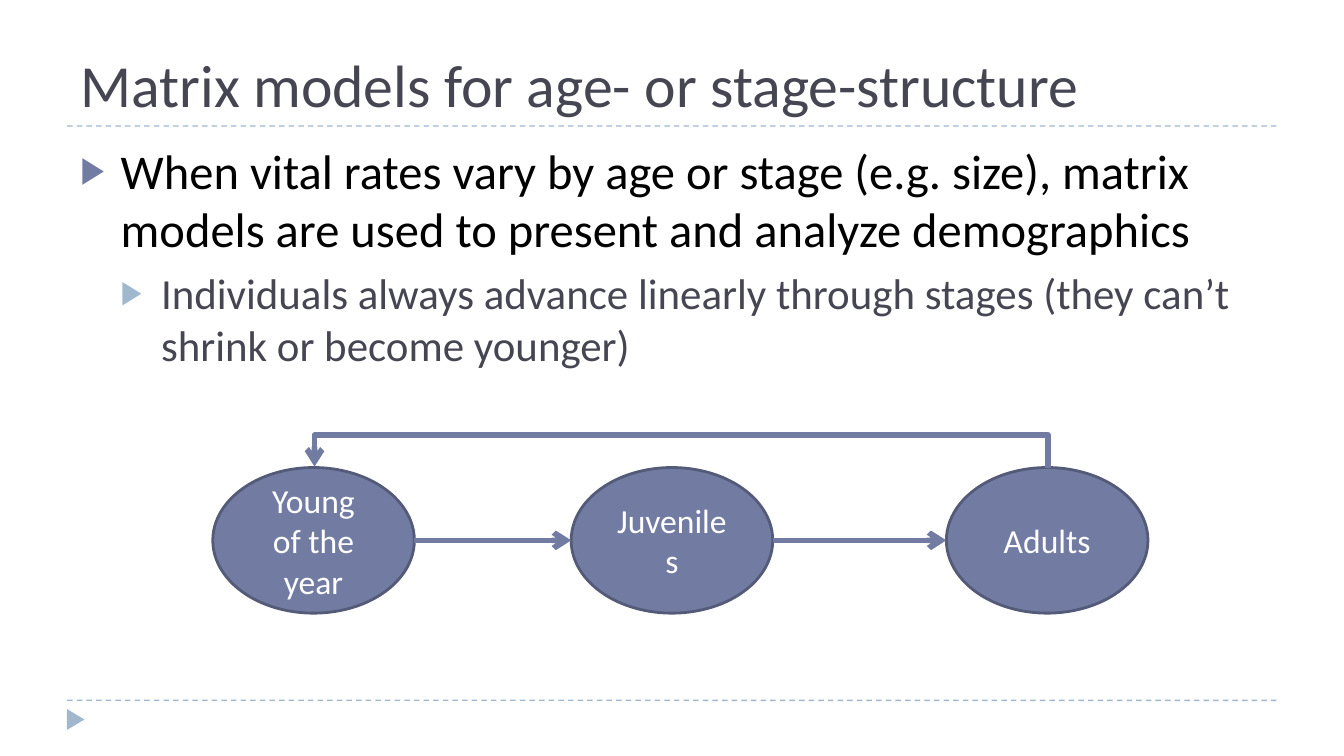
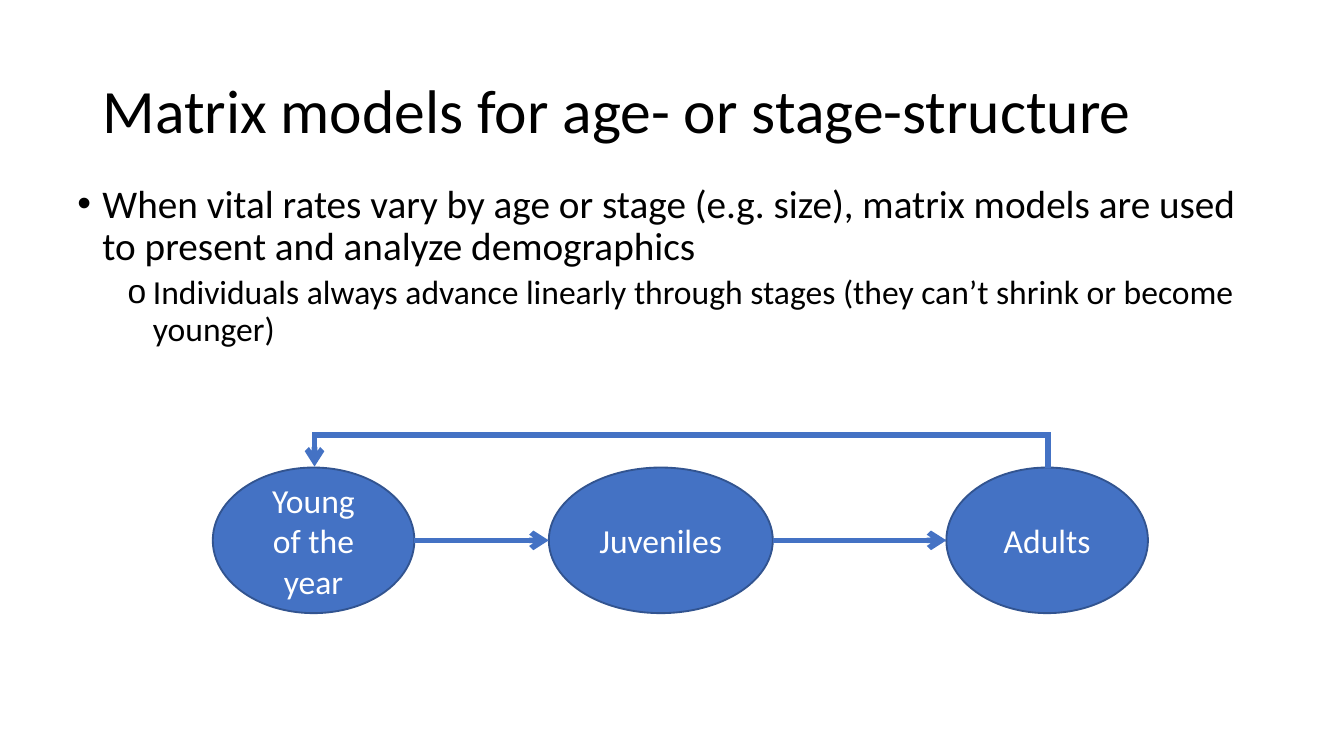
Before and after one commit to ssa200/ssa200.github.io, a slide deck: slide 8 of static/lectures/05_demo-data.pptx. Drawn at 1344x756 pixels with LibreOffice and Linux fonts; fonts in the diff are those of the drawing; background and template pictures are left out. Boxes give left, top, right and bottom in pixels: in the first picture for what was removed or moved away, otherwise in the second. Text is boxed around its words. In the diff, an @@ line names an element or a change of style, - is before the commit and + after.

```diff
--- a/static/lectures/05_demo-data.pptx
+++ b/static/lectures/05_demo-data.pptx
@@ title "Matrix models for age- or ...": place and size @@
-title "Matrix models for age- or ..." at [80,65,1077,118]
+title "Matrix models for age- or ..." at [102,90,1131,144]
@@ title "Matrix models for age- or ..." at [102,90,1131,144]: size 32 to 33 pt, text colour #464653 to #000000; line spacing 1 to 0.9; vertical alignment bottom to middle @@
@@ line removed from (67, 126) to (1277, 126) @@
@@ text "When vital rates vary by ...": place and size @@
-text "When vital rates vary by ..." at [121,153,1229,369]
+text "When vital rates vary by ..." at [102,189,1235,347]
@@ text "When vital rates vary by ..." at [102,189,1235,347]: size 26 to 21 pt in "When vital rates vary by age or ..."; size 23 to 18 pt, text colour #464653 to #000000 in "Individuals always advance linearly through stages (they ..."; bullet ▶ to •; line spacing 1 to 0.9; more space between paragraphs; bullet ▶ to o; less space between paragraphs @@
@@ elbow arrow (1048, 469) - (314, 466): stroke #727CA3 3 pt to #4472C4 3 pt @@
@@ fill #727CA3 to #4472C4; outline #545C79 1.5 pt to #325491 1 pt in 3 elements at [212,468,414,613], [946,468,1148,613], [548,468,773,613] @@
@@ ellipse "Juveniles": place and size @@
-ellipse "Juveniles" at [571,468,773,613]
+ellipse "Juveniles" at [548,468,773,613]
@@ arrow moved from (414, 540) - (571, 540) to (414, 540) - (548, 540) @@
@@ arrow (414, 540) - (548, 540): stroke #727CA3 3 pt to #4472C4 3 pt @@
@@ arrow (773, 540) - (946, 540): stroke #727CA3 3 pt to #4472C4 3 pt @@
@@ line removed from (67, 700) to (1277, 700) @@
@@ triangle removed at [67,709,84,730] @@
```
Also in this commit, not shown: 19 other slides changed, 2 slides added, 1 slide removed.
